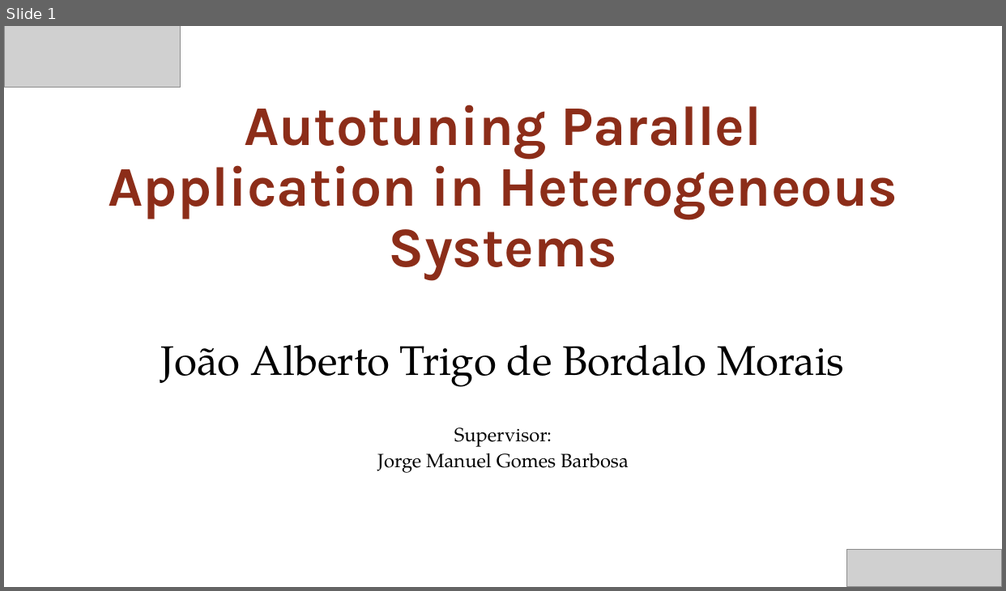
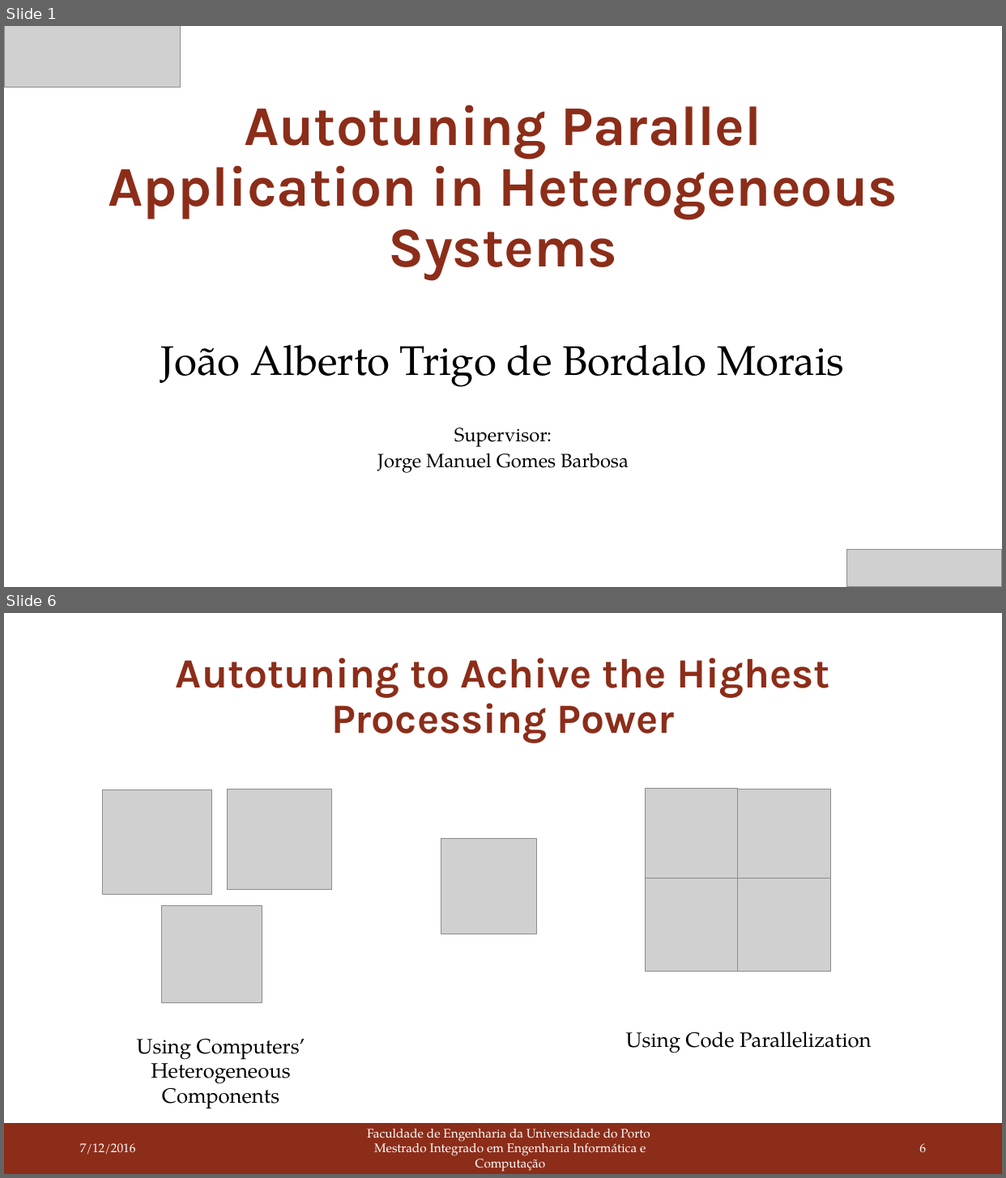
Before and after one commit to joaoBordalo/FEUP-Dissertation, a slide deck: deliverables/PDIS/second delivery/Autotuning Parallel Application in Heterogeneous Systems.pptx. Shown one above the other, each under a label of ours: slide 1 before the commit, slides 1 and 6 after it; the slides between them are not shown. The pictures are 1006x591 and 1006x1178 pixels, drawn with LibreOffice and Linux fonts; fonts in the diff are those of the drawing; grey boxes stand for pictures. Boxes give left, top, right and bottom in pixels: in the first picture for what was removed or moved away, otherwise in the second. Text is boxed around its words. In the diff, an @@ line names an element or a change of style, - is before the commit and + after.

```diff
--- a/deliverables/PDIS/second delivery/Autotuning Parallel Application in Heterogeneous Systems.pptx
+++ b/deliverables/PDIS/second delivery/Autotuning Parallel Application in Heterogeneous Systems.pptx
@@ slide 6 added at <box>4,613,1002,1174</box>, background #FFFFFF @@
@@ title added at <box>176,658,830,743</box>, 40 pt, text #8C2D19, bold @@
+Autotuning to Achive the Highest Processing Power
@@ picture added at <box>103,790,212,895</box> @@
@@ picture added at <box>227,790,331,890</box> @@
@@ picture added at <box>646,789,739,882</box> @@
@@ picture added at <box>738,790,830,883</box> @@
@@ picture added at <box>441,839,536,935</box> @@
@@ picture added at <box>646,879,739,972</box> @@
@@ picture added at <box>738,879,830,972</box> @@
@@ picture added at <box>162,906,263,1003</box> @@
@@ text added at <box>137,1038,305,1110</box>, 20 pt, text #000000 @@
+Using Computers’ Heterogeneous Components
@@ text added at <box>626,1032,871,1054</box>, 20 pt, text #000000 @@
+Using Code Parallelization
@@ rectangle added at <box>4,1123,1002,1174</box>, fill #8C2D19 @@
@@ text added at <box>80,1144,136,1154</box>, 12 pt, text #FFFFFF @@
+7/12/2016
@@ text added at <box>367,1129,650,1172</box>, 12 pt, text #FFFFFF @@
+Faculdade de Engenharia da Universidade do Porto
+Mestrado Integrado em Engenharia Informática e Computação
@@ page number added at <box>919,1144,926,1153</box>, 12 pt, text #FFFFFF @@
+6
```
Also in this commit, not shown: 8 slides changed, 7 other slides added, 3 other files.
